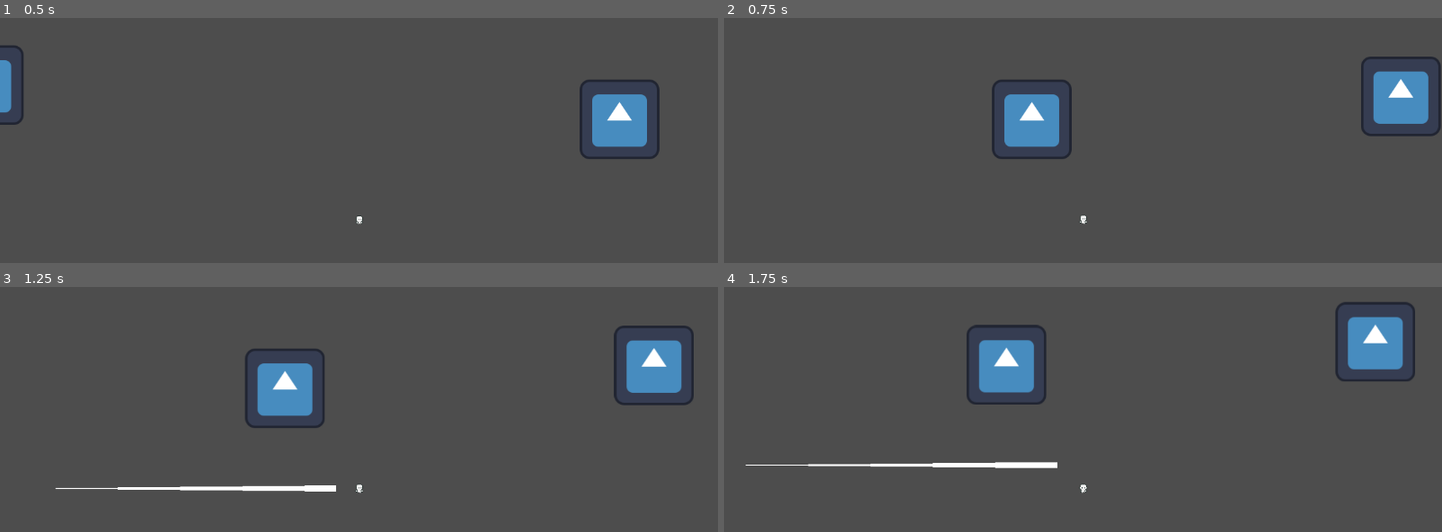
Above: before the commit, frames 1-4 (two rows, left to right).
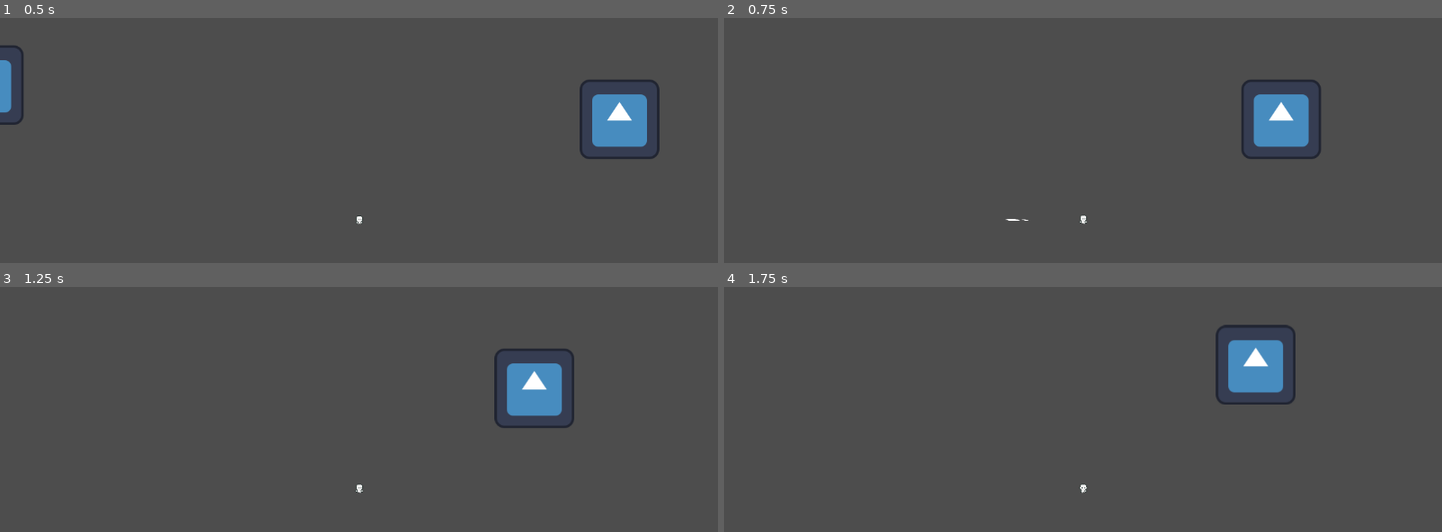
Above: after the commit, the same moments.

Repository: wilmercp28/CoRE-Project-Game
Game: Godot game, scene res://Scenes/game.tscn
The game is run twice, just before and just after one commit, with the same random seed, the same clock (stepped at 60 frames per second) and the same inputs. The engine's default icon, where the game draws it, is replaced by a stand-in: a white triangle on a blue panel in a dark square.
Inputs:
- Up to frame 1 (0.5 s): no input
- Up to frame 2 (0.75 s): tap Enter (ui_accept) at 0.5 s; hold Right (ui_right) from 0.53 s (still down); hold Enter (ui_accept) from 0.53 s (still down)
- Up to frame 3 (1.25 s): keep holding Right (ui_right); keep holding Enter (ui_accept)
- Up to frame 4 (1.75 s): release Right (ui_right) at 1.28 s; release Enter (ui_accept) at 1.28 s; hold Down (ui_down) from 1.28 s (still down); tap Enter (ui_accept) at 1.35, 1.52 s

Frame 1 is identical in both runs. In frame 2, 6.3% of the frame differs, in the area x 37-100%, y 15-83%; in frame 3, 7.0%; in frame 4, 7.1%, in the area x 3-97%, y 6-74%.
Error before the commit: Invalid call. Nonexistent function 'point_count' in base 'Line2D'. (res://Scripts/Entity.gd:66)

Commit message:
Dash Effects

Diff:
--- /dev/null
+++ b/Scenes/Effects/Smoke.tscn
@@ -0,0 +1,54 @@
+[gd_scene load_steps=11 format=3 uid="uid://btnty57t63dif"]
+
+[ext_resource type="Texture2D" uid="uid://doueg7g8frj5u" path="res://Assets/Visual Effects/Smoke/FX002/FX002_01.png" id="1_ufi8v"]
+[ext_resource type="Texture2D" uid="uid://clw0vlgyy71p" path="res://Assets/Visual Effects/Smoke/FX002/FX002_02.png" id="2_g6fss"]
+[ext_resource type="Texture2D" uid="uid://bv3bkd0lhq0ks" path="res://Assets/Visual Effects/Smoke/FX001/FX002_03.png" id="3_10dth"]
+[ext_resource type="Texture2D" uid="uid://cfdsk0bqvoxtu" path="res://Assets/Visual Effects/Smoke/FX002/FX002_04.png" id="4_gxcyc"]
+[ext_resource type="Texture2D" uid="uid://do4b54kdraywi" path="res://Assets/Visual Effects/Smoke/FX002/FX002_05.png" id="5_54bxn"]
+[ext_resource type="Texture2D" uid="uid://ijslaphglbqo" path="res://Assets/Visual Effects/Smoke/FX002/FX002_06.png" id="6_idqdn"]
+[ext_resource type="Texture2D" uid="uid://cypy6ugj4n5df" path="res://Assets/Visual Effects/Smoke/FX002/FX002_07.png" id="7_obmi0"]
+[ext_resource type="Texture2D" uid="uid://clv0rl0p3mg8b" path="res://Assets/Visual Effects/Smoke/FX002/FX002_08.png" id="8_o0jkc"]
+[ext_resource type="Script" path="res://Scripts/Smoke.gd" id="9_o7rh1"]
+
+[sub_resource type="SpriteFrames" id="SpriteFrames_opqjt"]
+animations = [{
+"frames": [{
+"duration": 1.0,
+"texture": ExtResource("1_ufi8v")
+}, {
+"duration": 1.0,
+"texture": ExtResource("2_g6fss")
+}, {
+"duration": 1.0,
+"texture": ExtResource("3_10dth")
+}, {
+"duration": 1.0,
+"texture": ExtResource("4_gxcyc")
+}, {
+"duration": 1.0,
+"texture": ExtResource("5_54bxn")
+}, {
+"duration": 1.0,
+"texture": ExtResource("6_idqdn")
+}, {
+"duration": 1.0,
+"texture": ExtResource("7_obmi0")
+}, {
+"duration": 1.0,
+"texture": ExtResource("8_o0jkc")
+}],
+"loop": false,
+"name": &"default",
+"speed": 15.0
+}]
+
+[node name="Smoke" type="AnimatedSprite2D"]
+rotation = 1.5708
+scale = Vector2(1, 2)
+sprite_frames = SubResource("SpriteFrames_opqjt")
+autoplay = "default"
+frame = 7
+frame_progress = 1.0
+script = ExtResource("9_o7rh1")
+
+[connection signal="animation_finished" from="." to="." method="_on_animation_finished"]
--- /dev/null
+++ b/Scenes/Effects/smoke_2.tscn
@@ -0,0 +1,41 @@
+[gd_scene load_steps=8 format=3 uid="uid://dv0a4ikus1nhk"]
+
+[ext_resource type="Texture2D" uid="uid://dc5piqrqw12l2" path="res://Assets/Visual Effects/Smoke/FX001/FX001_01.png" id="1_2ay2m"]
+[ext_resource type="Texture2D" uid="uid://cj7wav4npf216" path="res://Assets/Visual Effects/Smoke/FX001/FX001_02.png" id="2_cfpej"]
+[ext_resource type="Texture2D" uid="uid://dhxw5n0c8qhac" path="res://Assets/Visual Effects/Smoke/FX001/FX001_03.png" id="3_2toop"]
+[ext_resource type="Texture2D" uid="uid://dde1rf71n0ark" path="res://Assets/Visual Effects/Smoke/FX001/FX001_04.png" id="4_teta7"]
+[ext_resource type="Texture2D" uid="uid://d2v641oqgoifd" path="res://Assets/Visual Effects/Smoke/FX001/FX001_05.png" id="5_3kcfa"]
+[ext_resource type="Script" path="res://Scripts/Smoke.gd" id="6_6lxuy"]
+
+[sub_resource type="SpriteFrames" id="SpriteFrames_lxtcx"]
+animations = [{
+"frames": [{
+"duration": 1.0,
+"texture": ExtResource("1_2ay2m")
+}, {
+"duration": 1.0,
+"texture": ExtResource("2_cfpej")
+}, {
+"duration": 1.0,
+"texture": ExtResource("3_2toop")
+}, {
+"duration": 1.0,
+"texture": ExtResource("4_teta7")
+}, {
+"duration": 1.0,
+"texture": ExtResource("5_3kcfa")
+}],
+"loop": false,
+"name": &"default",
+"speed": 10.0
+}]
+
+[node name="Smoke 2" type="AnimatedSprite2D"]
+scale = Vector2(2, 2)
+sprite_frames = SubResource("SpriteFrames_lxtcx")
+autoplay = "default"
+frame = 4
+frame_progress = 1.0
+script = ExtResource("6_6lxuy")
+
+[connection signal="animation_finished" from="." to="." method="_on_animation_finished"]
--- a/Scenes/game.tscn
+++ b/Scenes/game.tscn
@@ -6,6 +6,8 @@
 [node name="Game" type="Node2D"]
 
 [node name="Player" parent="." instance=ExtResource("1_mvte5")]
+health = null
+dash_cooldown = null
 
 [node name="Camara" type="Camera2D" parent="Player"]
 
--- a/Scenes/player.tscn
+++ b/Scenes/player.tscn
@@ -390,10 +390,12 @@
 [node name="Player" type="CharacterBody2D" node_paths=PackedStringArray("dash_timer")]
 motion_mode = 1
 script = ExtResource("1_dvkjk")
+health = 100
 max_speed = 50.0
 acceleration = 2.0
-dash_distance = 500
-dash_timer = NodePath("Dash_Timer")
+dash_distance = 100
+dash_timer = NodePath("")
+dash_cooldown = null
 
 [node name="sprite" type="AnimatedSprite2D" parent="."]
 sprite_frames = SubResource("SpriteFrames_1pbhn")
@@ -403,6 +405,3 @@
 
 [node name="CollisionShape2D" type="CollisionShape2D" parent="."]
 shape = SubResource("RectangleShape2D_m8xof")
-
-[node name="Dash_Timer" type="Timer" parent="."]
-one_shot = true
--- a/Scripts/Entity.gd
+++ b/Scripts/Entity.gd
@@ -2,13 +2,25 @@
 class_name Entity
 
 
+#Attributes
+@export var health: int
+var max_health: int
+var die = false
+var base_fire_rate_multiplayer = 1.0
+var base_movement_speed_multiplayer = 1.0
+var base_dash_distance_multiplayer = 1.0
+var damage_reduction = 0.0
+
+ #Directions
 var direction: Vector2
 var last_direction:Vector2
 
+#Movement
 @export var max_speed: float
 @export var acceleration:float
 var current_speed = 0.0
 
+# Dash
 @export var dash_distance:int
 var dash_on_cooldown:bool
 @export var dash_timer: Timer
@@ -17,24 +29,21 @@
 var tween: Tween
 var is_dashing = false
 
+# UI Component
+@export var health_bar: ProgressBar
+@export var health_label:Label
+
+#PreLoads
+var dash_smoke = preload("res://Scenes/Effects/Smoke.tscn")
+var dash_smoke2 = preload("res://Scenes/Effects/smoke_2.tscn")
 
 func _ready():
-	tween = get_tree().create_tween()
-	create_dash_trail()
+	max_health = health
 	direction = Vector2.ZERO
 	last_direction = direction
+	dash_timer = Timer.new()
+	add_child(dash_timer)
 	dash_timer.timeout.connect(_on_dash_timer_timeout)
-
-func create_dash_trail():
-	dash_trail = Line2D.new()
-	dash_trail.antialiased = true
-	var width_curve = Curve.new()
-	var num_points = 100
-	for i in range(num_points):
-		var t = i / float(num_points - 1)
-		width_curve.add_point(Vector2(t, lerp(0, 1, t)))
-	dash_trail.width_curve = width_curve
-
 
 func move(delta):
 	if direction == Vector2.ZERO:
@@ -52,21 +61,17 @@
 	if !dash_on_cooldown:
 		if direction != Vector2.ZERO:
 			dash_on_cooldown = true
-			var target_position = global_position + direction.normalized() * dash_distance
-			dash_trail.add_point(global_position)
+			var smoke = dash_smoke.instantiate()
+			var target_position = global_position + direction * dash_distance
+			smoke.global_position = global_position
+			smoke.rotation = (target_position - global_position).angle() + PI / 2
 			var tween: Tween = get_tree().create_tween()
 			tween.tween_property(self, "global_position", target_position, 0.2)
-			tween.tween_callback(_end_of_dash)
+			get_parent().add_child(smoke)
 			dash_timer.start(dash_cooldown)
-
-func _end_of_dash():
-	dash_trail.add_point(global_position)
-	get_parent().add_child(dash_trail)
-
-	if dash_trail.point_count() > 1:
-		dash_trail.remove_point(0)
-
-
 
 func _on_dash_timer_timeout():
 	dash_on_cooldown = false
+
+func apply_damage(amount):
+	pass
--- /dev/null
+++ b/Scripts/Smoke.gd
@@ -0,0 +1,4 @@
+extends AnimatedSprite2D
+
+func _on_animation_finished():
+	queue_free()
--- a/Scripts/player.gd
+++ b/Scripts/player.gd
@@ -2,7 +2,8 @@
 
 
 func _physics_process(delta):
-	direction = Input.get_vector("ui_left","ui_right","ui_up","ui_down").normalized()
-	move(delta)
-	if Input.get_action_strength("ui_accept"):
-		do_dash()
+	if !die:
+		direction = Input.get_vector("ui_left","ui_right","ui_up","ui_down").normalized()
+		move(delta)
+		if Input.get_action_strength("ui_accept"):
+			do_dash()
Binary file added: Assets/Visual Effects/LightFX/FX003/FX003_01.png
Not shown, added: Assets/Visual Effects/LightFX/FX003/FX003_01.png.import
Binary file added: Assets/Visual Effects/LightFX/FX003/FX003_02.png
Not shown, added: Assets/Visual Effects/LightFX/FX003/FX003_02.png.import
Binary file added: Assets/Visual Effects/LightFX/FX003/FX003_03.png
Not shown, added: Assets/Visual Effects/LightFX/FX003/FX003_03.png.import
Binary file added: Assets/Visual Effects/LightFX/FX003/FX003_04.png
Not shown, added: Assets/Visual Effects/LightFX/FX003/FX003_04.png.import
Binary file added: Assets/Visual Effects/LightFX/FX003/FX003_05.png
Not shown, added: Assets/Visual Effects/LightFX/FX003/FX003_05.png.import
Binary file added: Assets/Visual Effects/Smoke/FX001/FX001_01.png
Not shown, added: Assets/Visual Effects/Smoke/FX001/FX001_01.png.import
(and 24 more such lines)
